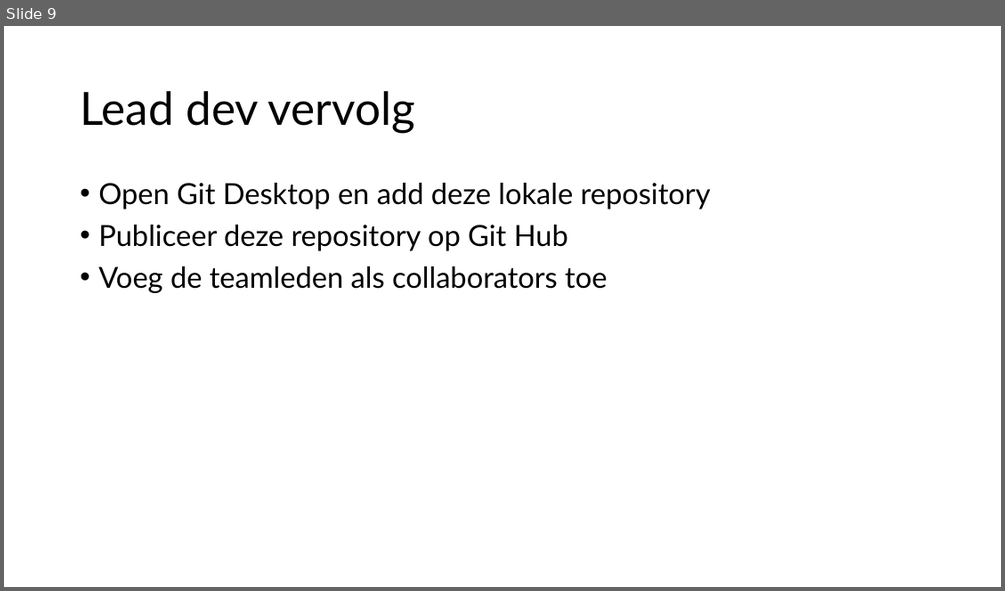
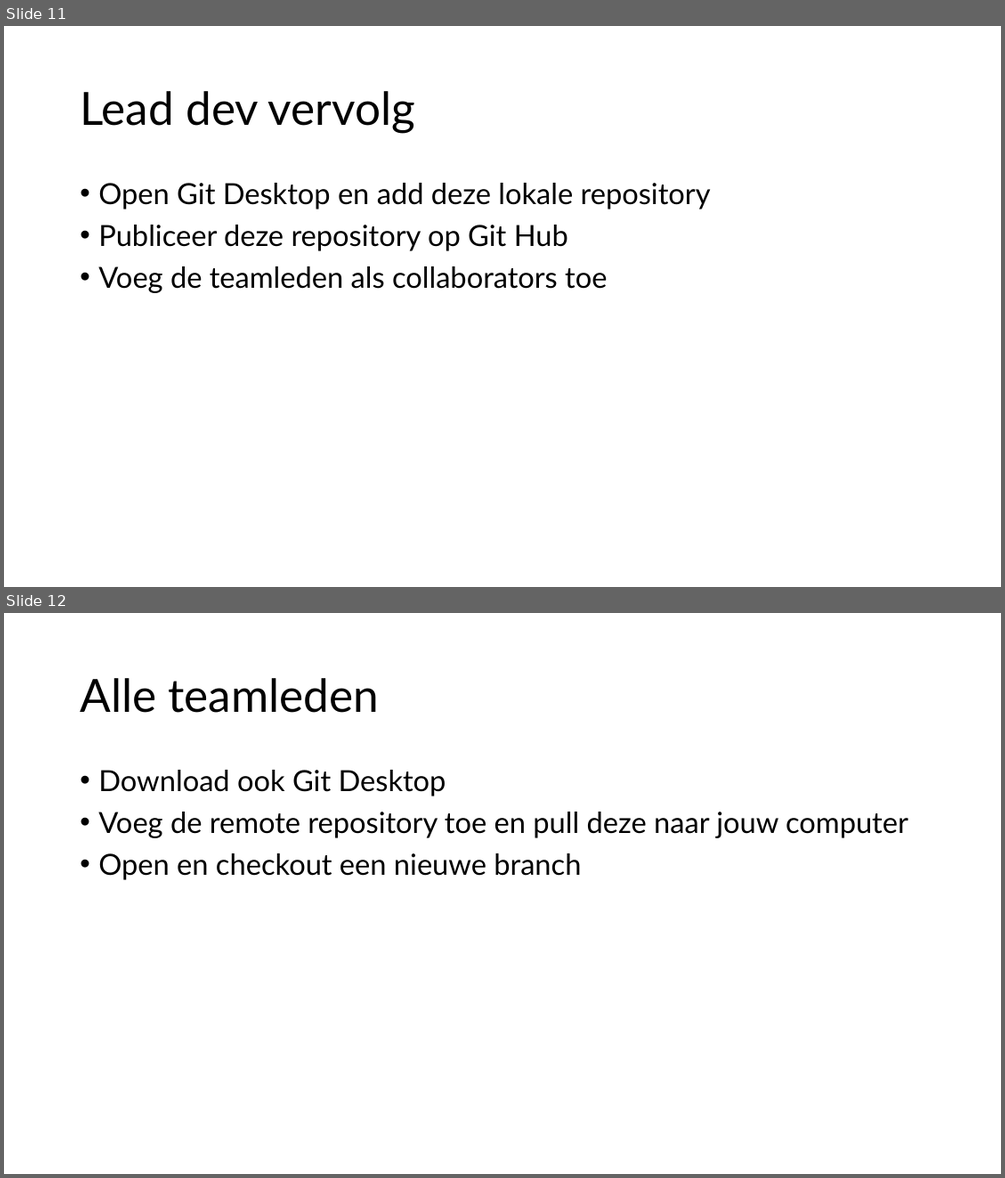
Before and after one commit to djsjollema/lessen-gamedevelopment, a slide deck: M2/Skill/3-Git and Unity/3-Git en Unity.pptx. Shown one above the other, each under a label of ours: slide 9 before the commit, slides 11 and 12 after it. The pictures are 1005x591 and 1005x1178 pixels, drawn with LibreOffice and Linux fonts; fonts in the diff are those of the drawing. Boxes give left, top, right and bottom in pixels: in the first picture for what was removed or moved away, otherwise in the second. Text is boxed around its words. In the diff, an @@ line names an element or a change of style, - is before the commit and + after.

```diff
--- a/M2/Skill/3-Git and Unity/3-Git en Unity.pptx
+++ b/M2/Skill/3-Git and Unity/3-Git en Unity.pptx
@@ slide 12 added at <box>4,613,1001,1174</box>, background #FFFFFF @@
@@ title added at <box>80,678,379,713</box>, 44 pt, text #000000 @@
+Alle teamleden
@@ text added at <box>98,770,908,880</box>, 28 pt, text #000000 @@
+• Download ook Git Desktop
+• Voeg de remote repository toe en pull deze naar jouw computer
+• Open en checkout een nieuwe branch
@@ what was slide 9 is now slide 11 @@
```
Also in this commit, not shown: 1 slide changed, 5 other slides added.
